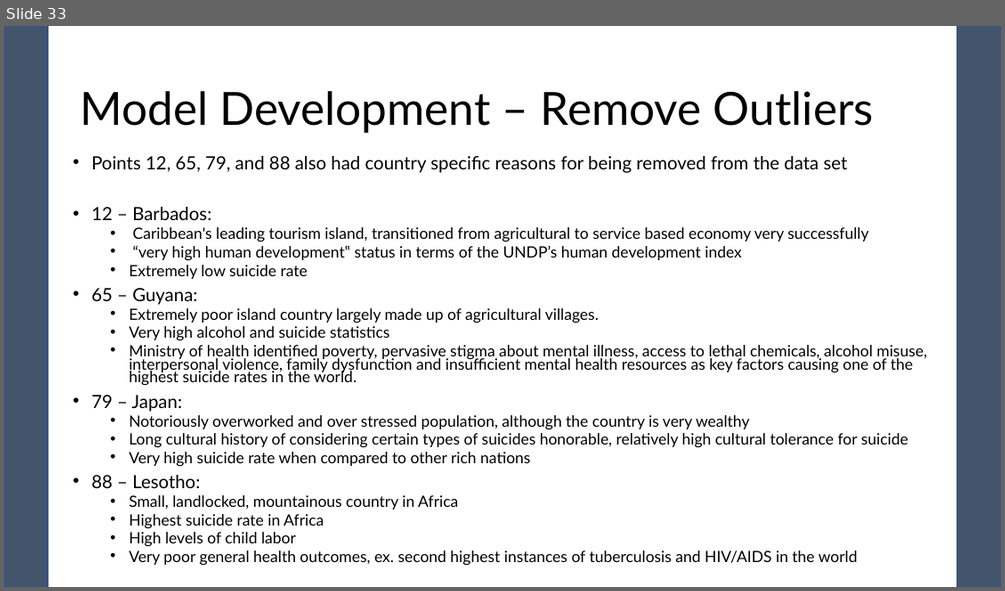
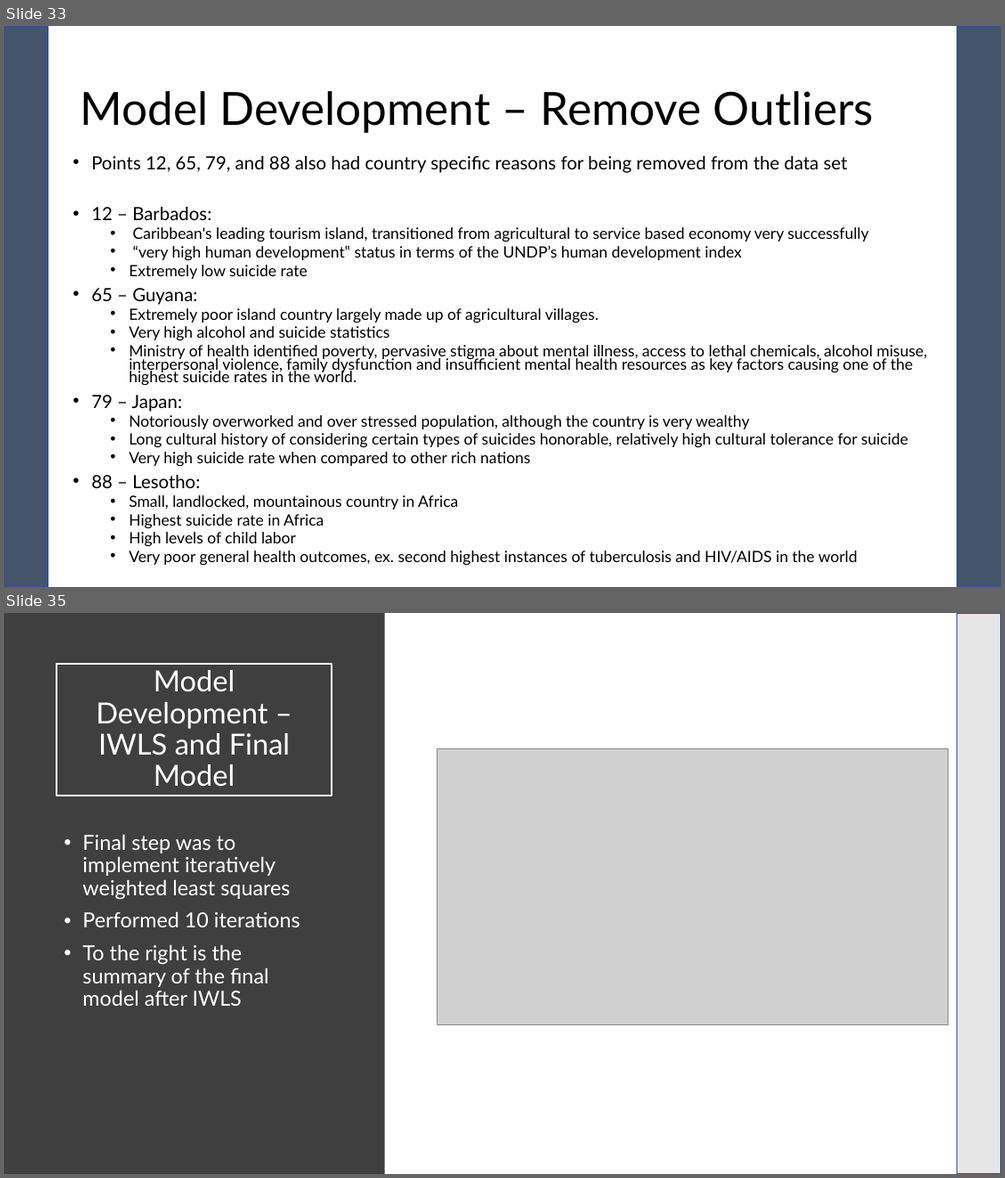
Before and after one commit to pewilliams/regression-mei-team-proj, a slide deck: presentation/Team-25.pptx. Shown one above the other, each under a label of ours: slide 33 before the commit, slides 33 and 35 after it; the slides between them are not shown. The pictures are 1005x591 and 1005x1178 pixels, drawn with LibreOffice and Linux fonts; fonts in the diff are those of the drawing; grey boxes stand for pictures. Boxes give left, top, right and bottom in pixels: in the first picture for what was removed or moved away, otherwise in the second. Text is boxed around its words. In the diff, an @@ line names an element or a change of style, - is before the commit and + after.

```diff
--- a/presentation/Team-25.pptx
+++ b/presentation/Team-25.pptx
@@ slide 35 added at bbox=[4, 613, 1001, 1174], background #FFFFFF @@
@@ rectangle added at bbox=[4, 613, 48, 1174], fill #E7E6E6, outline #325491 1 pt @@
@@ rectangle added at bbox=[4, 613, 385, 1174], fill #3F3F3F @@
@@ rectangle added at bbox=[957, 613, 1001, 1174], fill #E7E6E6, outline #325491 1 pt @@
@@ title added at bbox=[57, 664, 332, 795], outline #FFFFFF 1.5 pt, 28 pt, text #FFFFFF @@
+Model Development – IWLS and Final Model
@@ picture added at bbox=[437, 749, 948, 1025] @@
@@ text added at bbox=[82, 835, 300, 1005], 20 pt, text #FFFFFF @@
+• Final step was to implement iteratively weighted least squares
+• Performed 10 iterations
+• To the right is the summary of the final model after IWLS
```
Also in this commit, not shown: 1 slide changed, 1 other slide added, 1 slide removed.
